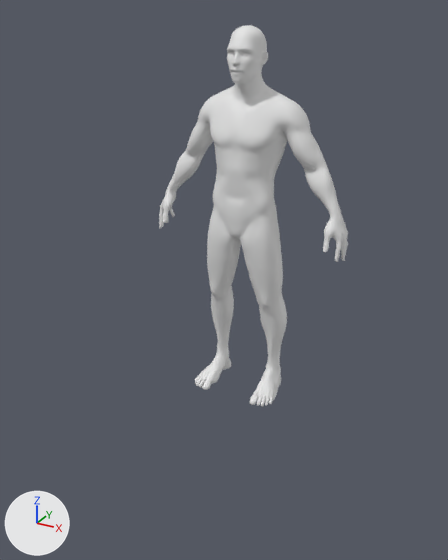
Two versions of the Blender file character.blend, one commit apart.
Before and after are seen from a 50 mm lens placed at (15.0, -29.5, 21.5), pointed at (-0.4, -1.5, 7.5). The lights are fixed; the arrows at lower left show +X, +Y and +Z.

In view in the first picture: 'FinalBaseMesh'.
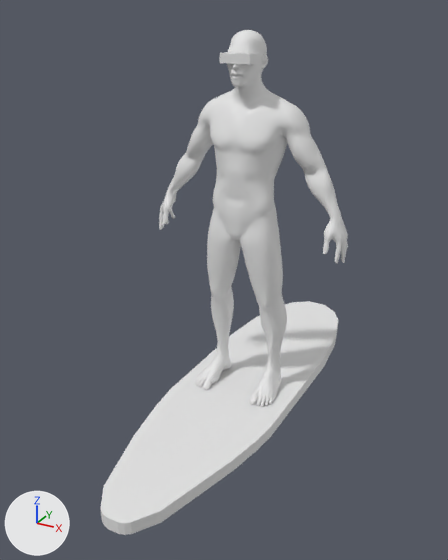
Commit message: added surfboard to character

What the commit changed:
Mesh me_plane_001 is new.
It has 48 vertices, 25 faces and spans x -1.0..1.0, y -1.0..1.0, z -0.7..0.0.
Mesh me_cube_001 is new.
It is a box spanning x -1.0..1.0, y -1.0..1.0, z -1.0..1.0.
Object 'FinalBaseMesh' (ob_finalbasemesh) is rescaled from (1.0, 1.0, 1.0) to (1.0, 0.99, 1.0).
Object 'Plane' (ob_plane) is new; it shows me_plane_001.
Its location is (0.0, 0.0, 0.0).
Its scale is (3.5, 13.0, 1.0).
Object 'Cube' (ob_cube) is new; it shows me_cube_001.
Its location is (0.0, -0.33, 19.21).
Its scale is (0.83, 0.91, 0.23).

Location of each change, (x1, y1, x2, y2) in pixels of the pictures (448 x 560 px):
'FinalBaseMesh', rescaled: before (159, 25, 348, 407); after (159, 30, 348, 407)
'Plane', added: after (100, 301, 338, 535)
'Cube', added: after (220, 52, 260, 64)
